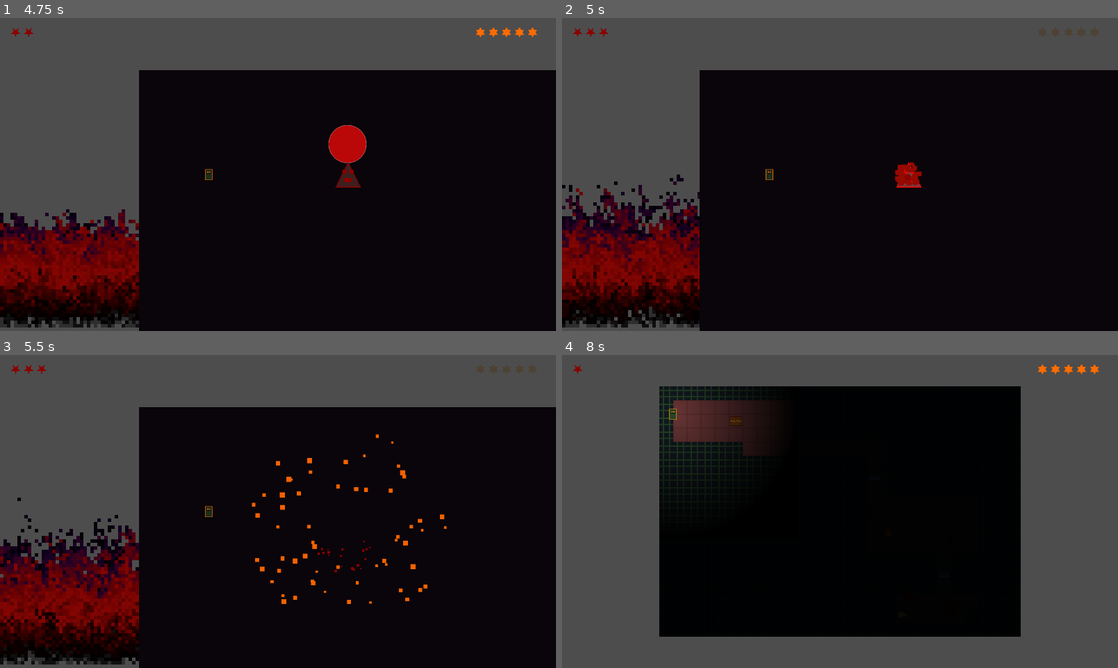
Above: before the commit, frames 1-4 (two rows, left to right).
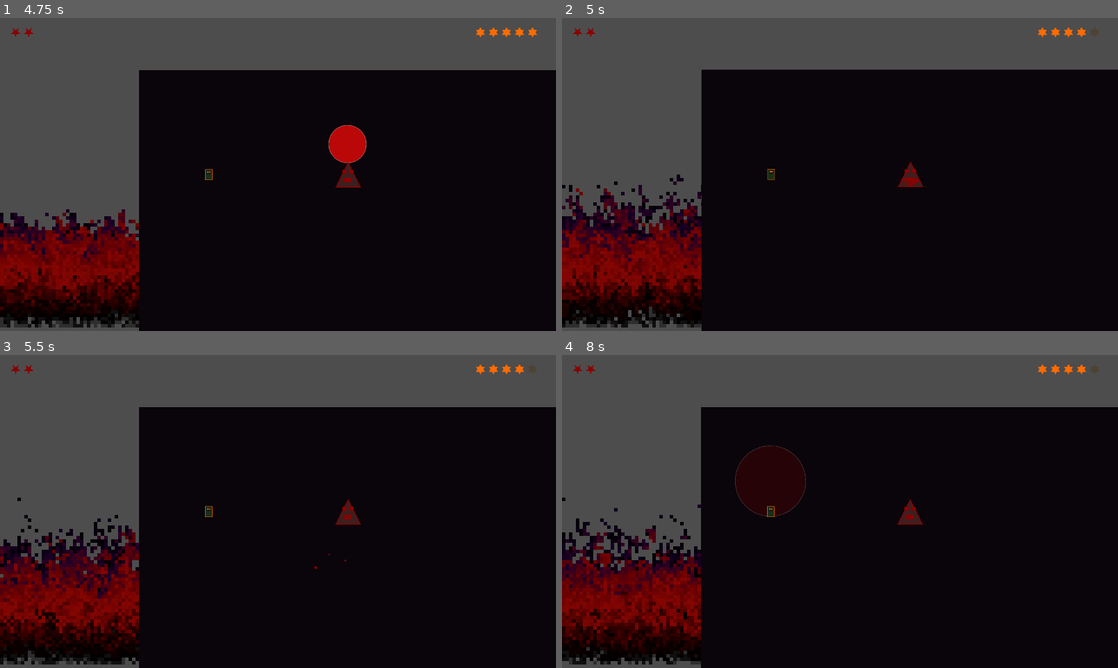
Above: after the commit, the same moments.

Repository: baltazarparra/darkgrid
Game: Godot game, scene res://scenes/ui/main_menu.tscn
Two runs of this game, one before a commit and one after it. Both use one fixed random seed, a clock stepped at 60 frames per second and the inputs below.
Inputs (mouse positions are in pixels of both pictures, inside the frame that each line leads up to):
- Up to frame 1 (4.75 s): click "Iniciar" at 0.5 s; click "Aprimorar" at 1.25 s; click "Aprimorar" at 2 s; click "Entrar na Floresta" at 2.75 s; tap Enter (ui_accept) at 3.5, 3.77 s; move the mouse to (400, 158) at 3.52 s; hold Right (ui_right) 3.53-4.25 s; hold Shift 3.53-4.25 s; click (400, 158) at 3.67 s; drag from (166, 190) to (250, 237) at 4.27 s
- Up to frame 2 (5 s): no input
- Up to frame 3 (5.5 s): move the mouse to (333, 442) at 5.02 s; hold Right (ui_right) from 5.03 s (still down); tap Ctrl at 5.1 s
- Up to frame 4 (8 s): release Right (ui_right) at 5.75 s; drag from (812, 574) to (673, 464) at 5.77 s; move the mouse to (1006, 558) at 6.52 s; hold Left (ui_left) 6.53-7.25 s; tap Alt at 6.6 s; tap Enter (ui_accept) at 6.77 s; drag from (673, 464) to (756, 433) at 7.27 s

Frame 1 is identical in both runs. In frame 2, 0.9% of the frame differs, in the area x 6-100%, y 3-100%; in frame 3, 1.0%; in frame 4, 41%, in the area x 0-100%, y 3-100%.

Commit message:
fix(combat): base_attack_damage 15→1 na Caipora — nunca atualizado com DAMAGE_BASE
Causava morte do inimigo em 1 hit (15 > 5 HP) e player nunca chegava à
fase de defesa para morrer.

Co-Authored-By: Claude Sonnet 4.6 <noreply@anthropic.com>

Diff:
--- a/scenes/arena/caipora_combat.tscn
+++ b/scenes/arena/caipora_combat.tscn
@@ -9,7 +9,7 @@
 
 [node name="CaiporaCombat" type="CharacterBody2D"]
 script = ExtResource("1_script")
-base_attack_damage = 15
+base_attack_damage = 1
 
 [node name="AnimatedSprite2D" type="AnimatedSprite2D" parent="."]
 sprite_frames = ExtResource("2_frames")
